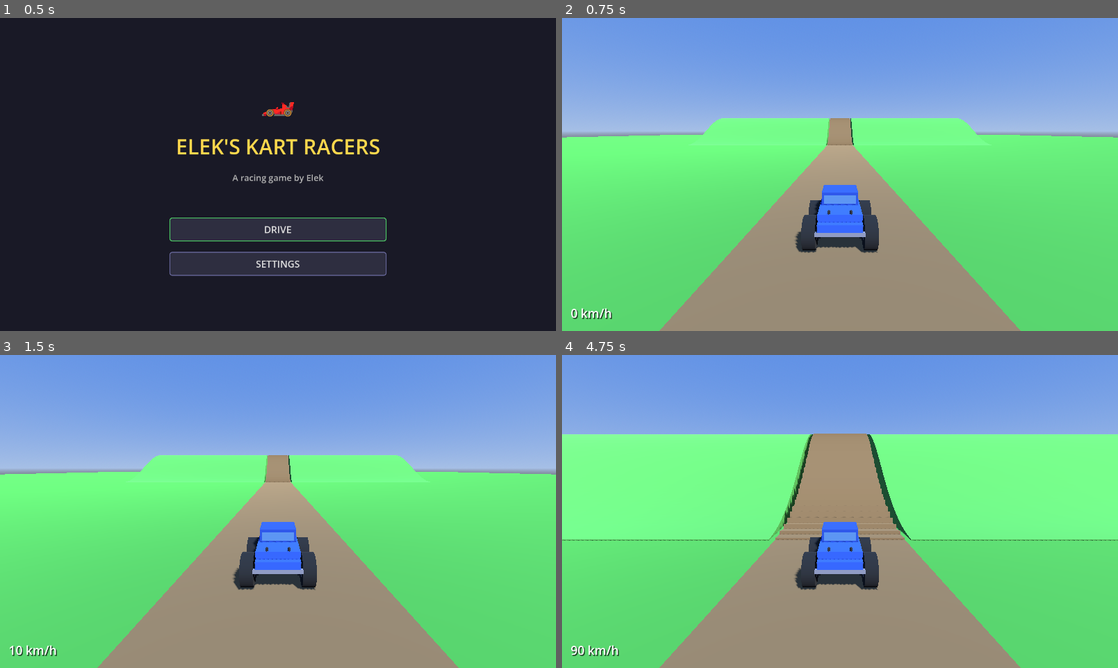
Above: before the commit, frames 1-4 (two rows, left to right).
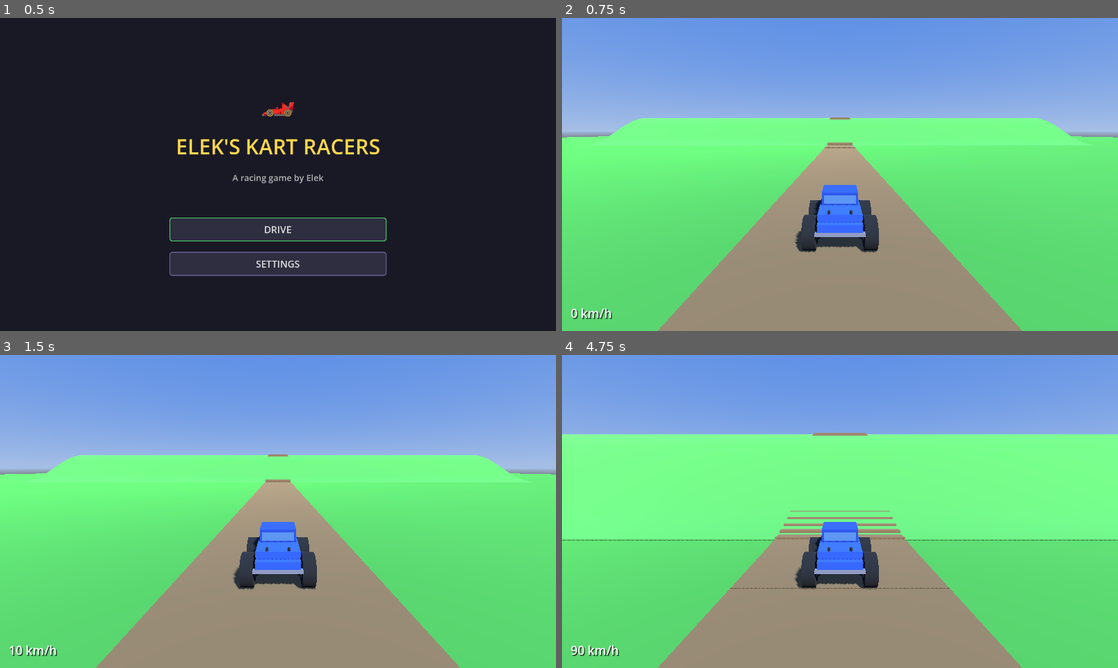
Above: after the commit, the same moments.

Repository: withdoron/Elek-games
Game: Godot game, scene res://node_3d.tscn
Two runs of this game, one before a commit and one after it. Both use one fixed random seed, a clock stepped at 60 frames per second and the inputs below.
Inputs (mouse positions are in pixels of both pictures, inside the frame that each line leads up to):
- Up to frame 1 (0.5 s): no input
- Up to frame 2 (0.75 s): click "DRIVE" at 0.5 s
- Up to frame 3 (1.5 s): tap Enter at 1.25 s; move the mouse to (305, 511) at 1.27 s; hold W (accelerate) from 1.28 s (still down); click (305, 511) at 1.42 s
- Up to frame 4 (4.75 s): keep holding W (accelerate); move the mouse to (812, 511) at 2.02 s; move the mouse to (851, 505) at 2.77 s; move the mouse to (834, 517) at 3.52 s; click (834, 517) at 3.67 s; move the mouse to (878, 514) at 4.27 s

Frame 1 is identical in both runs. In frame 2, 2.3% of the frame differs, in the area x 8-92%, y 31-100%; in frame 3, 2.3%; in frame 4, 5.1%, in the area x 17-83%, y 24-100%.

Commit message:
TRACK: continuous green hill — no road gap, road sits on top
Hill terrain strips now span the full 200-unit width with no cutout
for the road. Road slabs draw on top of the green surface. Eliminates
the visible seam between road and grass on the hill.

Co-Authored-By: Claude Opus 4.6 (1M context) <noreply@anthropic.com>

Diff:
--- a/kart-racers/scripts/main_setup.gd
+++ b/kart-racers/scripts/main_setup.gd
@@ -95,17 +95,17 @@
 		box.size = Vector3(road_width, 6.0, seg_length * 2.0)
 		segment.mesh = box
 		segment.material_override = road_mat
-		segment.position = Vector3(0, h_mid - 2.9, z_mid)
+		segment.position = Vector3(0, h_mid - 2.85, z_mid)
 		segment.rotation.x = slope_angle
 		add_child(segment)
 
 
 func _build_hill_terrain() -> void:
-	# Smooth hill terrain — tilted strips following the cosine curve
+	# Continuous green surface — no gap for road, road sits on top
 	var hill_mat = StandardMaterial3D.new()
 	hill_mat.albedo_color = Color(0.3, 0.6, 0.25)
 
-	var strip_width = 120.0
+	var full_width = 200.0  # wide enough to blend with flat grass
 	var z_steps = 100
 	var z_start = HILL_CENTER_Z - HILL_HALF_WIDTH
 	var z_end = HILL_CENTER_Z + HILL_HALF_WIDTH
@@ -125,29 +125,15 @@
 
 		var slope = atan2(h_front - h_back, z_step_size)
 
-		# Deep slabs — 2x Z overlap so steep slopes have no gaps
-		var half_w = (strip_width / 2.0) - 5.5
-		var x_offset = (strip_width / 4.0) + 2.75
-
-		# Left side
-		var left_strip = MeshInstance3D.new()
-		var left_box = BoxMesh.new()
-		left_box.size = Vector3(half_w, 6.0, z_step_size * 2.0)
-		left_strip.mesh = left_box
-		left_strip.material_override = hill_mat
-		left_strip.position = Vector3(-x_offset, h_mid - 2.9, z_mid)
-		left_strip.rotation.x = slope
-		add_child(left_strip)
-
-		# Right side
-		var right_strip = MeshInstance3D.new()
-		var right_box = BoxMesh.new()
-		right_box.size = Vector3(half_w, 6.0, z_step_size * 2.0)
-		right_strip.mesh = right_box
-		right_strip.material_override = hill_mat
-		right_strip.position = Vector3(x_offset, h_mid - 2.9, z_mid)
-		right_strip.rotation.x = slope
-		add_child(right_strip)
+		# One full-width strip — no road gap, road draws on top
+		var strip = MeshInstance3D.new()
+		var box = BoxMesh.new()
+		box.size = Vector3(full_width, 6.0, z_step_size * 2.0)
+		strip.mesh = box
+		strip.material_override = hill_mat
+		strip.position = Vector3(0, h_mid - 2.9, z_mid)
+		strip.rotation.x = slope
+		add_child(strip)
 
 
 func get_ground_height(_x: float, z: float) -> float:
